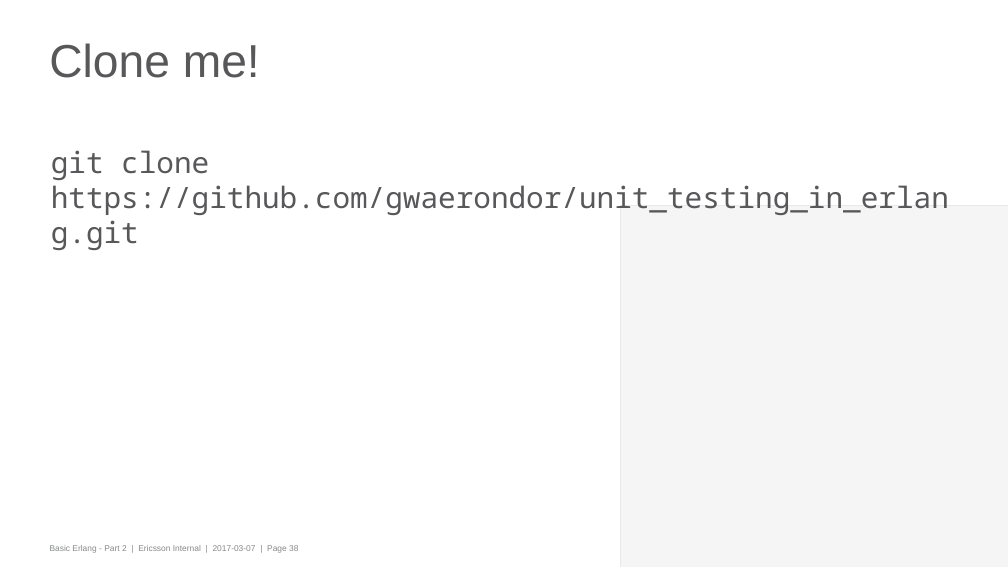
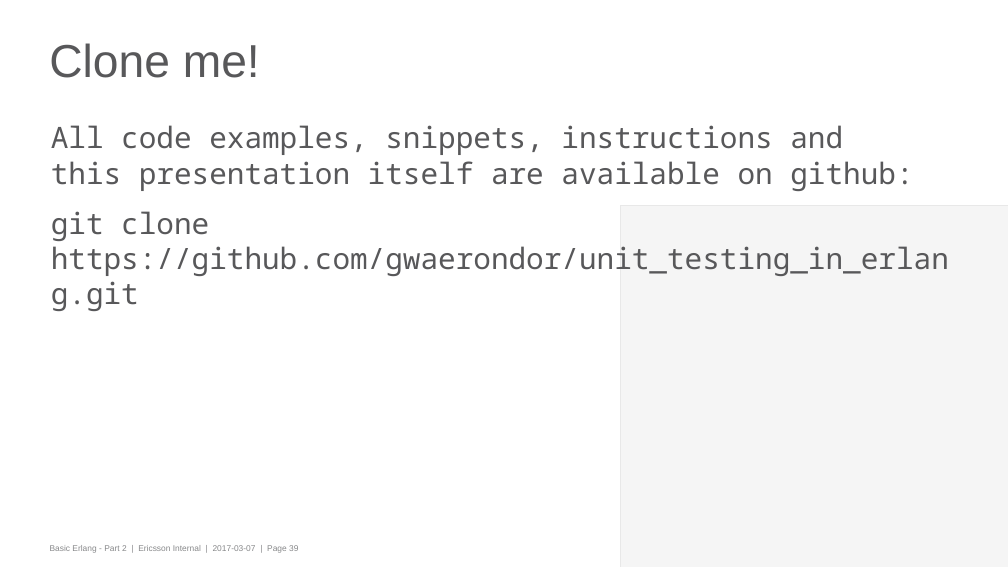
Before and after one commit to gwaerondor/unit_testing_in_erlang, a slide deck: slide 39 of basic_erlang_4/presentation/erlang_part_4_testing.pptx (slide 38 before the commit). Drawn at 1008x567 pixels with LibreOffice and Linux fonts; fonts in the diff are those of the drawing; grey boxes stand for pictures; background and template pictures are left out. Boxes give left, top, right and bottom in pixels: in the first picture for what was removed or moved away, otherwise in the second. Text is boxed around its words. In the diff, an @@ line names an element or a change of style, - is before the commit and + after.

```diff
--- a/basic_erlang_4/presentation/erlang_part_4_testing.pptx
+++ b/basic_erlang_4/presentation/erlang_part_4_testing.pptx
@@ text "All code examples, snippets, instructions ...": place and size @@
-text "All code examples, snippets, instructions ..." at [51,150,949,250]
+text "All code examples, snippets, instructions ..." at [51,125,949,276]
@@ text at [51,125,913,191]: paragraph added @@
+All code examples, snippets, instructions and
+this presentation itself are available on github:
```
Also in this commit, not shown: 7 other slides changed, 1 slide added, 9 other files.
